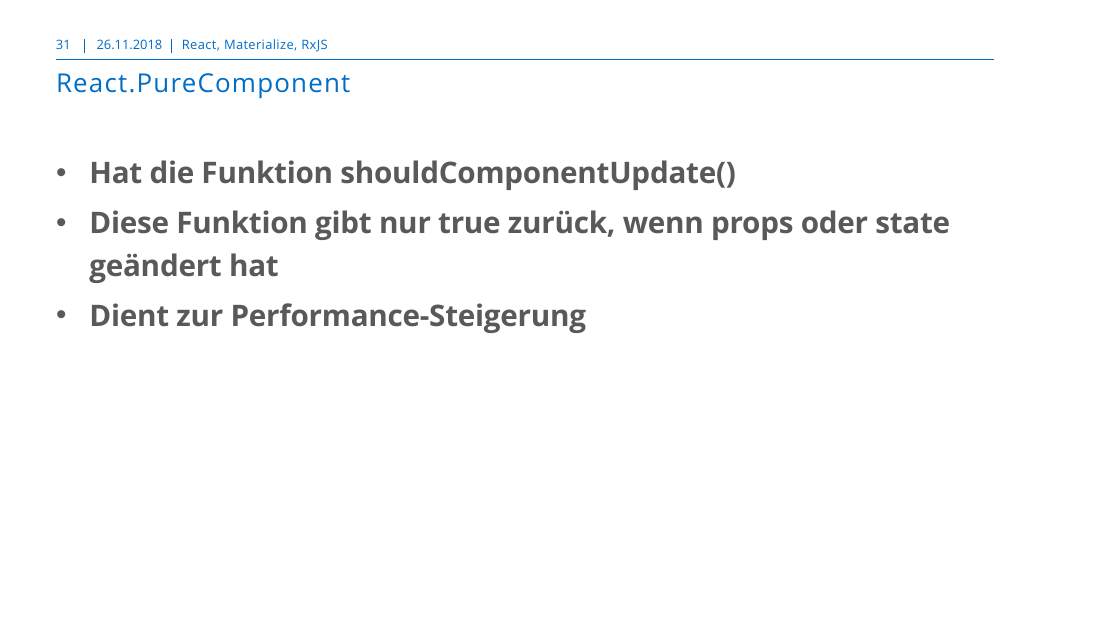
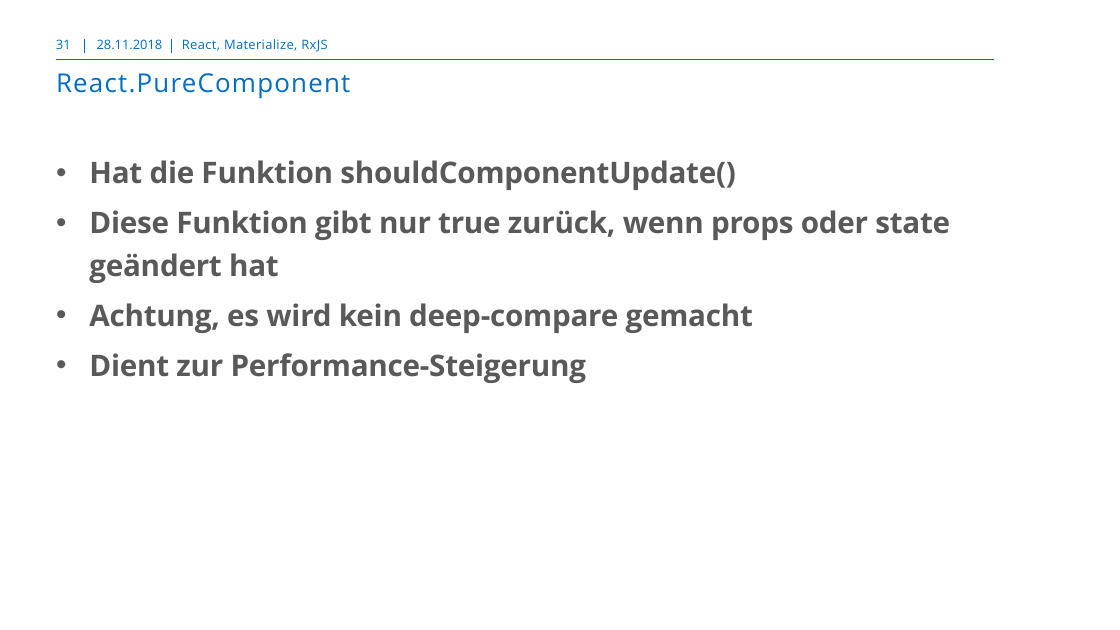
Before and after one commit to markusborer/ReactKursBern, a slide deck: slide 31 of React.pptx. Drawn at 1120x630 pixels with LibreOffice and Linux fonts; fonts in the diff are those of the drawing; background and template pictures are left out. Boxes give left, top, right and bottom in pixels: in the first picture for what was removed or moved away, otherwise in the second. Text is boxed around its words. In the diff, an @@ line names an element or a change of style, - is before the commit and + after.

```diff
--- a/React.pptx
+++ b/React.pptx
@@ text at (97,39,163,49): text changed @@
-26.11.2018
+28.11.2018
@@ text at (89,303,753,333): paragraph added @@
+• Achtung, es wird kein deep-compare gemacht
```
Also in this commit, not shown: 43 other slides changed.
